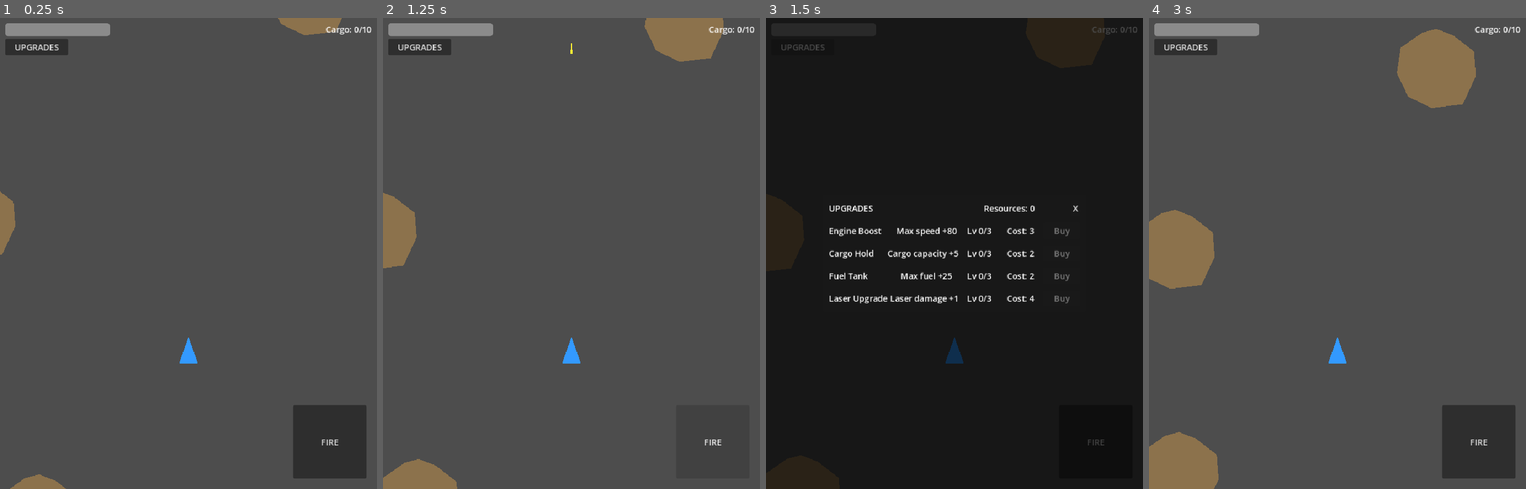
Above: before the commit, frames 1-4 (left to right).
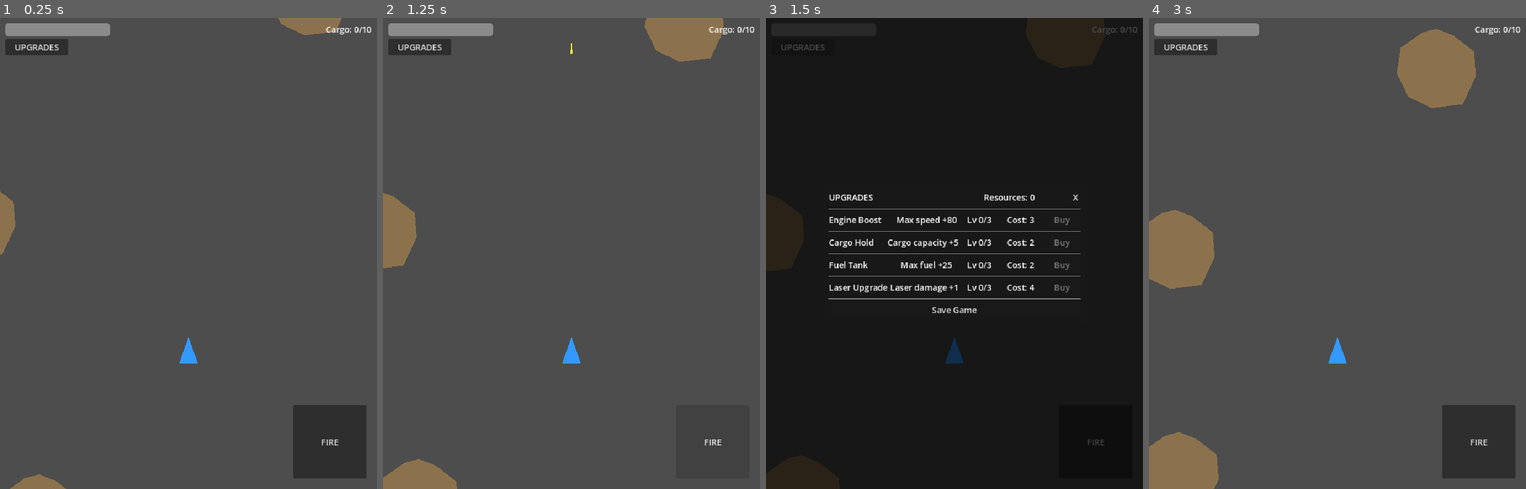
Above: after the commit, the same moments.

Repository: h8k8n/SpaceMiner
Game: Godot game, scene res://scenes/Main.tscn
Two runs of this game, one before a commit and one after it. Both use one fixed random seed, a clock stepped at 60 frames per second and the inputs below.
Inputs (mouse positions are in pixels of both pictures, inside the frame that each line leads up to):
- Up to frame 1 (0.25 s): no input
- Up to frame 2 (1.25 s): click "FIRE" at 0.5 s
- Up to frame 3 (1.5 s): click "UPGRADES" at 1.25 s
- Up to frame 4 (3 s): click (1337, 310) at 2 s, where only the run after the commit has a clickable "Save Game"; click "X" at 2.75 s

Frames 1-2 are identical in both runs. In frame 3, 3.7% of the frame differs, in the area x 16-84%, y 37-63%; in frame 4, nothing differs.

Commit message:
feat: implement save/load system for player resources and upgrades

Diff:
--- a/project.godot
+++ b/project.godot
@@ -55,6 +55,10 @@
 ]
 }
 
+[autoload]
+
+SaveManager="*res://scripts/SaveManager.gd"
+
 [rendering]
 
 renderer/rendering_method="mobile"
--- a/scenes/ui/UpgradeMenu.tscn
+++ b/scenes/ui/UpgradeMenu.tscn
@@ -59,3 +59,11 @@
 [node name="UpgradesContainer" type="VBoxContainer" parent="CenterContainer/Panel/MarginContainer/VBox"]
 layout_mode = 2
 unique_name_in_owner = true
+
+[node name="HSeparator2" type="HSeparator" parent="CenterContainer/Panel/MarginContainer/VBox"]
+layout_mode = 2
+
+[node name="SaveButton" type="Button" parent="CenterContainer/Panel/MarginContainer/VBox"]
+layout_mode = 2
+unique_name_in_owner = true
+text = "Save Game"
--- a/scripts/Main.gd
+++ b/scripts/Main.gd
@@ -23,6 +23,10 @@
 
 func _ready() -> void:
 	randomize()
+	# Apply persisted save data before wiring up UI signals so labels initialise correctly.
+	var save_data: Dictionary = SaveManager.load_game()
+	if not save_data.is_empty():
+		_player.apply_save_data(save_data)
 	_joystick.moved.connect(_player.set_joystick_input)
 	_player.fired.connect(_on_player_fired)
 	_player.cargo_changed.connect(_on_cargo_changed)
@@ -30,7 +34,7 @@
 	_fire_button.pressed.connect(_player.fire)
 	_upgrade_button.pressed.connect(_on_upgrade_button_pressed)
 	_spawn_timer.timeout.connect(_on_spawn_timer_timeout)
-	_cargo_label.text = "Cargo: 0/%d" % _player.max_cargo
+	_cargo_label.text = "Cargo: %d/%d" % [_player.cargo, _player.max_cargo]
 	_fuel_bar.max_value = _player.max_fuel
 	_fuel_bar.value = _player.fuel
 	for i in range(INITIAL_ASTEROIDS):
--- /dev/null
+++ b/scripts/SaveManager.gd
@@ -0,0 +1,35 @@
+extends Node
+
+const SAVE_PATH := "user://savegame.json"
+
+## Saves player resources and upgrade levels to disk.
+func save_game(player: CharacterBody2D) -> void:
+	var data := {
+		"cargo": player.cargo,
+		"upgrade_levels": player.upgrade_levels.duplicate(),
+	}
+	var file := FileAccess.open(SAVE_PATH, FileAccess.WRITE)
+	if file == null:
+		push_error("SaveManager: Could not open save file for writing.")
+		return
+	file.store_string(JSON.stringify(data))
+	file.close()
+
+## Loads saved data from disk. Returns an empty Dictionary if no save exists.
+func load_game() -> Dictionary:
+	if not FileAccess.file_exists(SAVE_PATH):
+		return {}
+	var file := FileAccess.open(SAVE_PATH, FileAccess.READ)
+	if file == null:
+		push_error("SaveManager: Could not open save file for reading.")
+		return {}
+	var text := file.get_as_text()
+	file.close()
+	var result = JSON.parse_string(text)
+	if result is Dictionary:
+		return result
+	return {}
+
+## Returns true if a save file exists on disk.
+func has_save() -> bool:
+	return FileAccess.file_exists(SAVE_PATH)
--- a/scripts/base/Base.gd
+++ b/scripts/base/Base.gd
@@ -3,7 +3,8 @@
 func _ready() -> void:
 	$Area2D.body_entered.connect(_on_body_entered)
 
-## Refuels any ship that enters the base docking zone.
+## Refuels any ship that enters the base docking zone and saves the game.
 func _on_body_entered(body: Node2D) -> void:
 	if body.has_method("refuel"):
 		body.refuel()
+		SaveManager.save_game(body)
--- a/scripts/player/PlayerShip.gd
+++ b/scripts/player/PlayerShip.gd
@@ -34,6 +34,16 @@
 var laser_damage: int = 1
 ## Current upgrade level for each stat (0 = base, max 3).
 var upgrade_levels: Dictionary = {"speed": 0, "cargo": 0, "fuel": 0, "laser": 0}
+
+# Base (un-upgraded) stat values stored at startup for save/load reconstruction.
+var _base_max_speed: float
+var _base_max_cargo: int
+var _base_max_fuel: float
+
+func _ready() -> void:
+	_base_max_speed = max_speed
+	_base_max_cargo = max_cargo
+	_base_max_fuel = max_fuel
 
 func _physics_process(delta: float) -> void:
 	var input_dir := _get_input()
@@ -121,3 +131,13 @@
 			fuel_changed.emit(fuel, max_fuel)
 		"laser":
 			laser_damage += 1
+
+## Restores player state from a save data dictionary produced by SaveManager.
+func apply_save_data(data: Dictionary) -> void:
+	upgrade_levels = data.get("upgrade_levels", {"speed": 0, "cargo": 0, "fuel": 0, "laser": 0}).duplicate()
+	# Rebuild derived stats from the original base export values and upgrade levels.
+	max_speed = _base_max_speed + upgrade_levels.get("speed", 0) * 80.0
+	max_cargo = _base_max_cargo + upgrade_levels.get("cargo", 0) * 5
+	max_fuel = _base_max_fuel + upgrade_levels.get("fuel", 0) * 25.0
+	laser_damage = 1 + upgrade_levels.get("laser", 0)
+	cargo = mini(data.get("cargo", 0), max_cargo)
--- a/scripts/ui/UpgradeMenu.gd
+++ b/scripts/ui/UpgradeMenu.gd
@@ -35,6 +35,7 @@
 @onready var _resource_label: Label = %ResourceLabel
 @onready var _close_button: Button = %CloseButton
 @onready var _upgrades_container: VBoxContainer = %UpgradesContainer
+@onready var _save_button: Button = %SaveButton
 
 var _player: CharacterBody2D = null
 var _level_labels: Array = []
@@ -49,10 +50,15 @@
 
 func _ready() -> void:
 	_close_button.pressed.connect(_on_close_pressed)
+	_save_button.pressed.connect(_on_save_pressed)
 
 func _on_close_pressed() -> void:
 	closed.emit()
 	hide()
+
+func _on_save_pressed() -> void:
+	if _player != null:
+		SaveManager.save_game(_player)
 
 ## Builds one row per upgrade inside _upgrades_container (called once after setup).
 func _build_rows() -> void:
